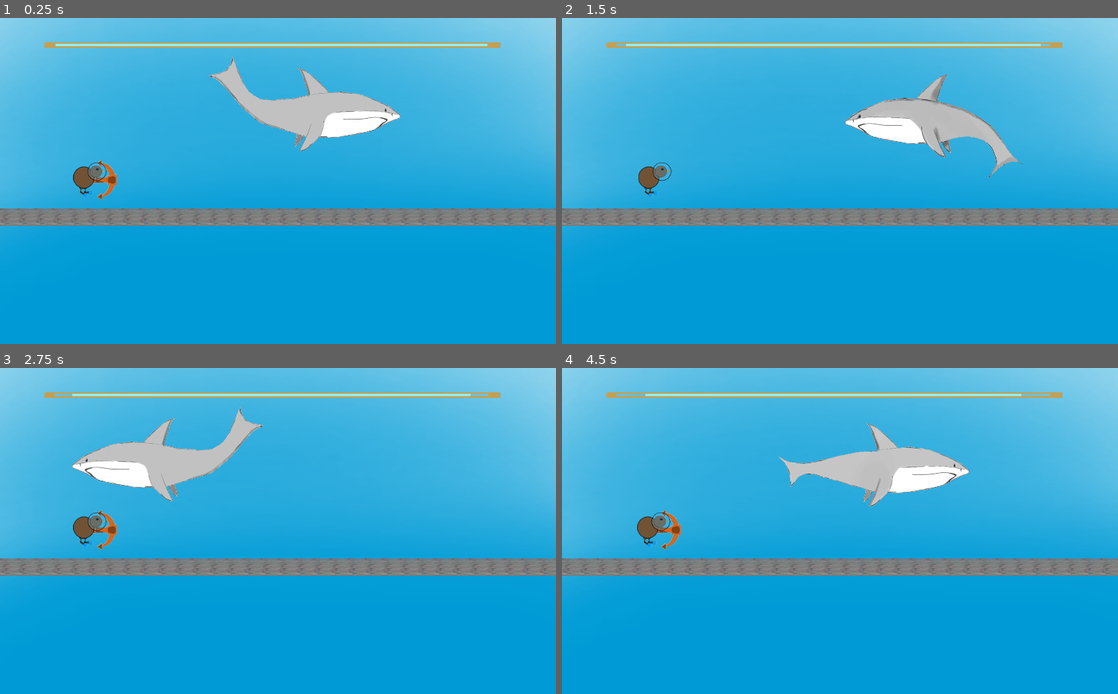
Above: before the commit, frames 1-4 (two rows, left to right).
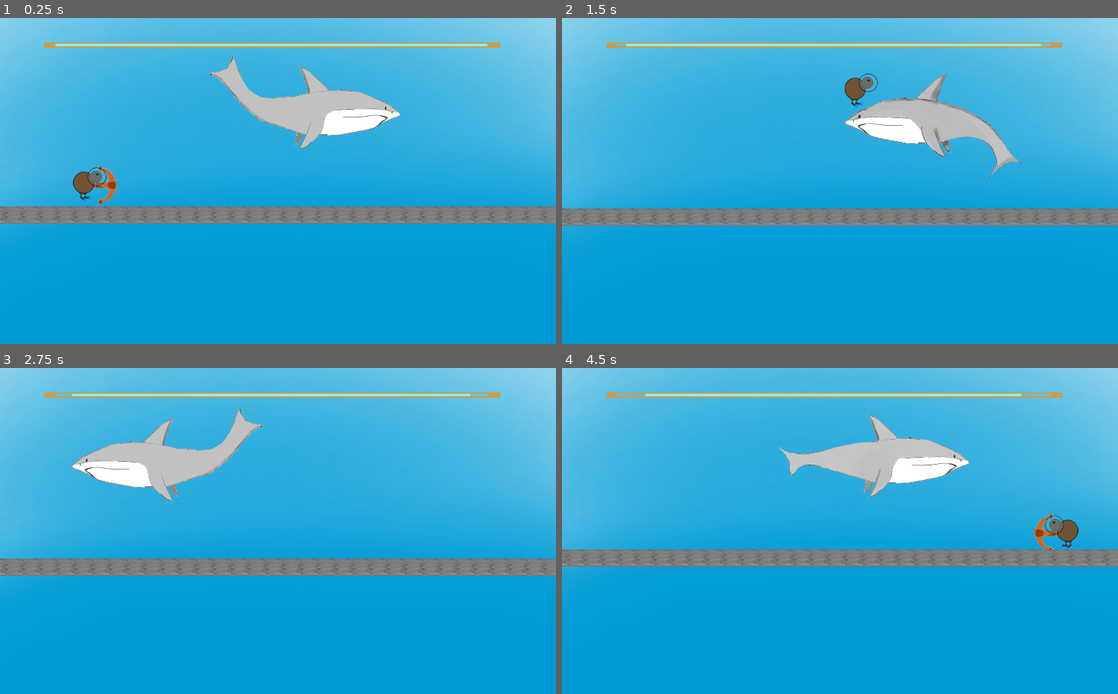
Above: after the commit, the same moments.

Repository: Cpt-Barbosa/CodeGameJam2022
Game: Godot game, scene res://scenes/Game.tscn
Two runs of this game, one before a commit and one after it. Both use one fixed random seed, a clock stepped at 60 frames per second and the inputs below.
Inputs:
- Up to frame 1 (0.25 s): no input
- Up to frame 2 (1.5 s): hold D (move_right) from 0.53 s (still down); tap Space (jump) at 0.77 s
- Up to frame 3 (2.75 s): tap Space (jump) at 1.52 s; release D (move_right) at 2.03 s; hold Q (move_left) from 2.03 s (still down)
- Up to frame 4 (4.5 s): release Q (move_left) at 2.78 s; hold D (move_right) 2.78-4.28 s; tap Space (jump) at 3.02, 3.77 s; hold Q (move_left) from 4.28 s (still down)

The runs differ from the first frame. In frame 1, 3.3% of the frame differs, in the area x 0-100%, y 11-64%; in frame 2, 0.6%; in frame 3, 0.5%; in frame 4, 9.4%, in the area x 0-100%, y 14-64%.
Error before the commit: Invalid call. Nonexistent function 'set_animation' in base 'Sprite'. (res://scripts/Joueur.gd:43)

Commit message:
Réglages joueur

Diff:
--- a/scenes/Game.tscn
+++ b/scenes/Game.tscn
@@ -148,6 +148,7 @@
 
 [node name="Joueur" parent="." instance=ExtResource( 2 )]
 position = Vector2( 157, 300 )
+move_speed = 200.0
 jump_height = 100.0
 jump_time_to_peak = 1.0
 jump_time_to_descent = 1.0
--- a/scripts/Joueur.gd
+++ b/scripts/Joueur.gd
@@ -40,16 +40,17 @@
 	var horizontal := 0.0
 
 	if !self.is_on_floor():
-			self.get_child(1).set_animation("falling")
+			pass
+			#self.get_child(1).set_animation("falling")
 
 	if Input.is_action_pressed("move_left"):
 		if self.is_on_floor():
-			self.get_child(2).set_flip_h(true)
+			self.get_child(1).set_flip_h(true)
 		horizontal -= 1.0
 
 	if Input.is_action_pressed("move_right"):
 		if self.is_on_floor():
-			self.get_child(2).set_flip_h(false)
+			self.get_child(1).set_flip_h(false)
 		horizontal += 1.0
 
 	return horizontal
